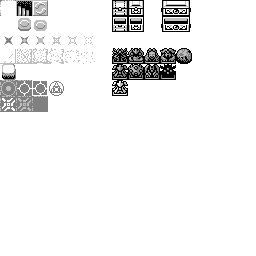
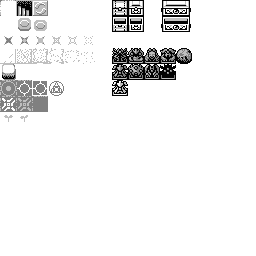
Layer changes from the first 256x256 image to the second:
painted on "Spritesheet" over [4, 115, 28, 122]
